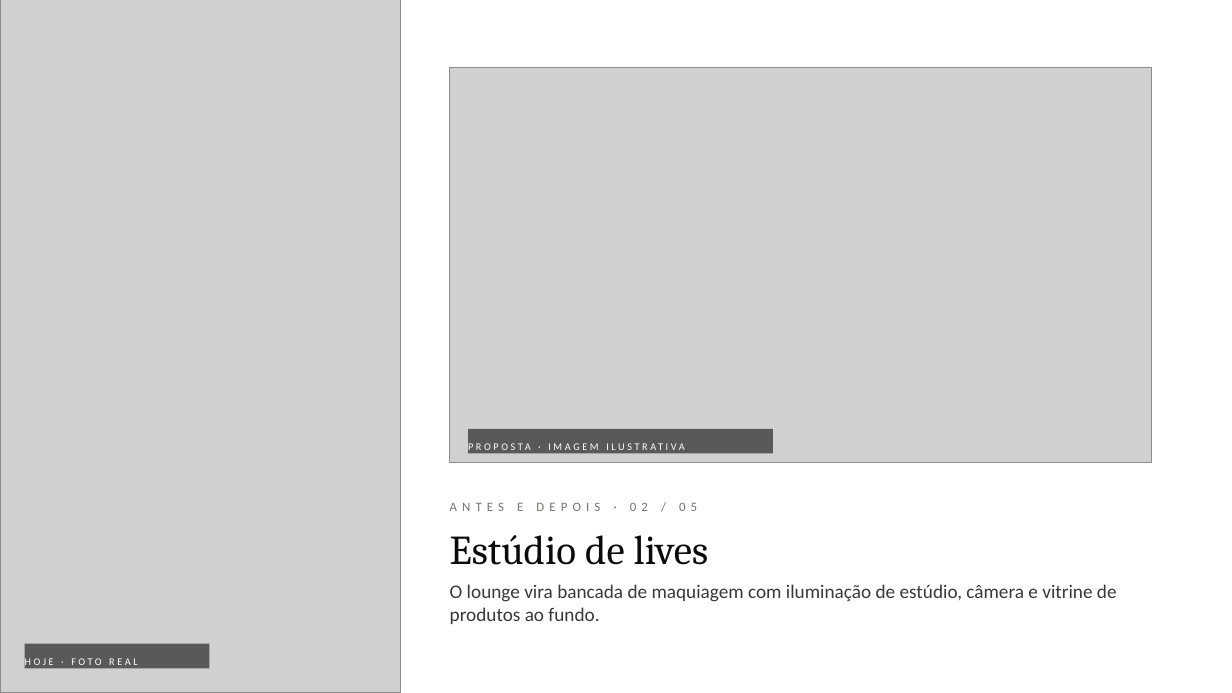
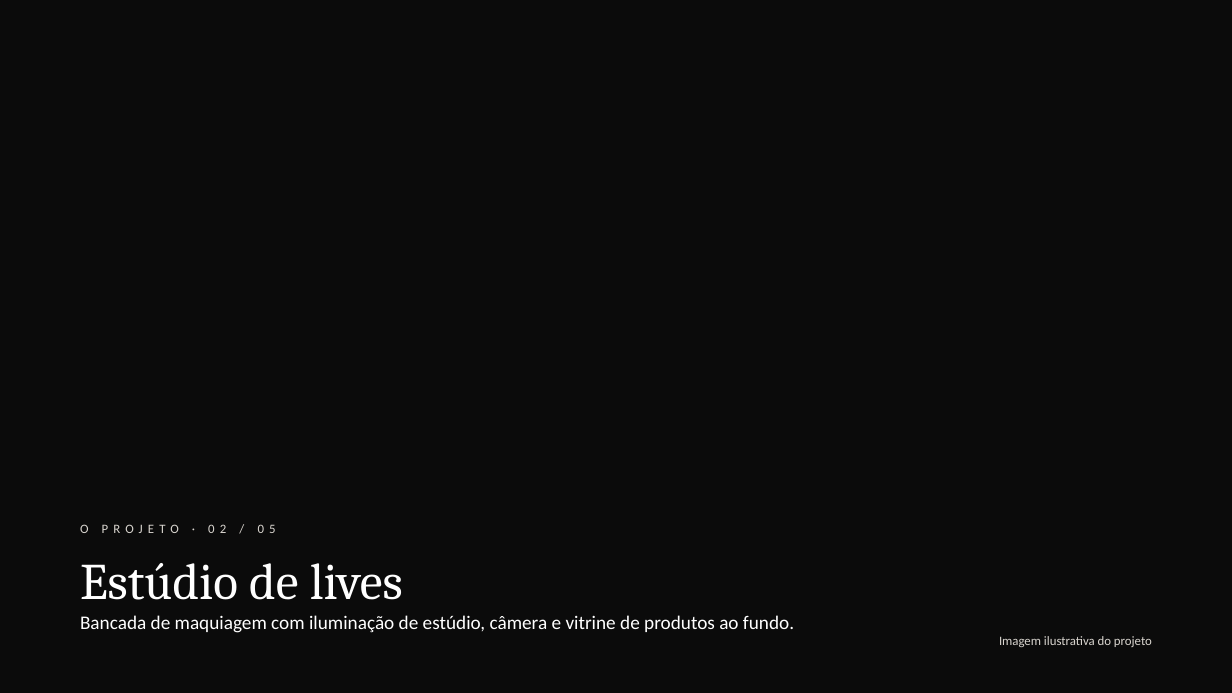
Before and after one commit to wcjesuino/casa-bhe, a slide deck: slide 5 of Bhe-Cota-de-Patrocinio.pptx. Drawn at 1232x693 pixels with LibreOffice and Linux fonts; fonts in the diff are those of the drawing; grey boxes stand for pictures; background and template pictures are left out. Boxes give left, top, right and bottom in pixels: in the first picture for what was removed or moved away, otherwise in the second. Text is boxed around its words. In the diff, an @@ line names an element or a change of style, - is before the commit and + after.

```diff
--- a/Bhe-Cota-de-Patrocinio.pptx
+++ b/Bhe-Cota-de-Patrocinio.pptx
@@ background #FFFFFF to picture (left out) @@
@@ picture removed at <box>0,0,400,693</box> @@
@@ picture removed at <box>450,67,1153,463</box> @@
@@ rectangle removed at <box>469,429,774,454</box> @@
-PROPOSTA · IMAGEM ILUSTRATIVA
@@ rectangle added at <box>0,493,1232,693</box>, fill #0B0B0B at 70% opacity @@
@@ text removed at <box>450,502,697,511</box> @@
-ANTES E DEPOIS · 02 / 05
@@ text added at <box>80,524,276,533</box>, 10 pt, text #D9D5CF @@
+O PROJETO · 02 / 05
@@ title "Estúdio de lives": place and size @@
-title "Estúdio de lives" at <box>450,535,708,565</box>
+title "Estúdio de lives" at <box>80,563,403,600</box>
@@ title "Estúdio de lives" at <box>80,563,403,600</box>: size 32 to 40 pt, text colour #0B0B0B to #FFFFFF @@
@@ text at <box>80,615,794,633</box>: text changed; text colour #3B3935 to #FFFFFF @@
-O lounge vira bancada de maquiagem com iluminação de estúdio, câmera e vitrine de produtos ao fundo.
+Bancada de maquiagem com iluminação de estúdio, câmera e vitrine de produtos ao fundo.
@@ rectangle removed at <box>25,644,210,669</box> @@
-HOJE · FOTO REAL
@@ text added at <box>999,636,1152,647</box>, 10 pt, text #D9D5CF @@
+Imagem ilustrativa do projeto
```
Also in this commit, not shown: 4 other slides changed, 2 other files.
